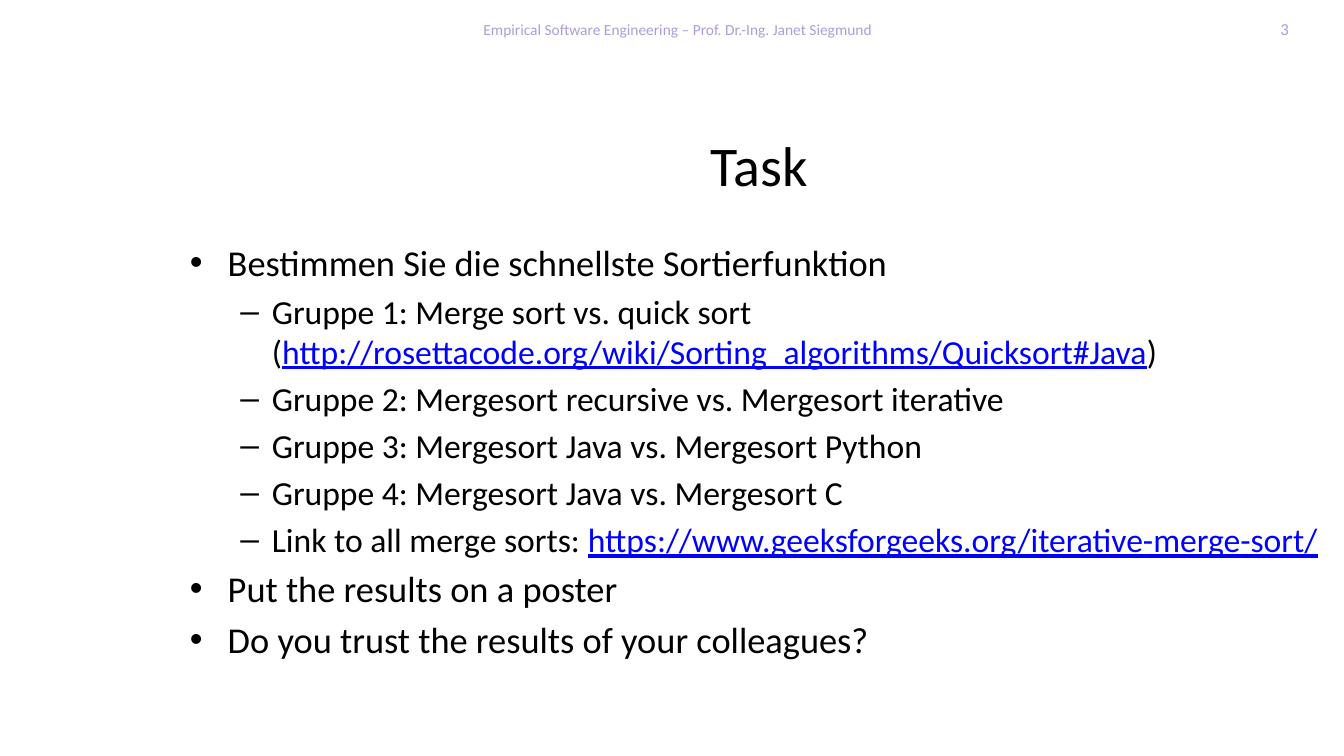
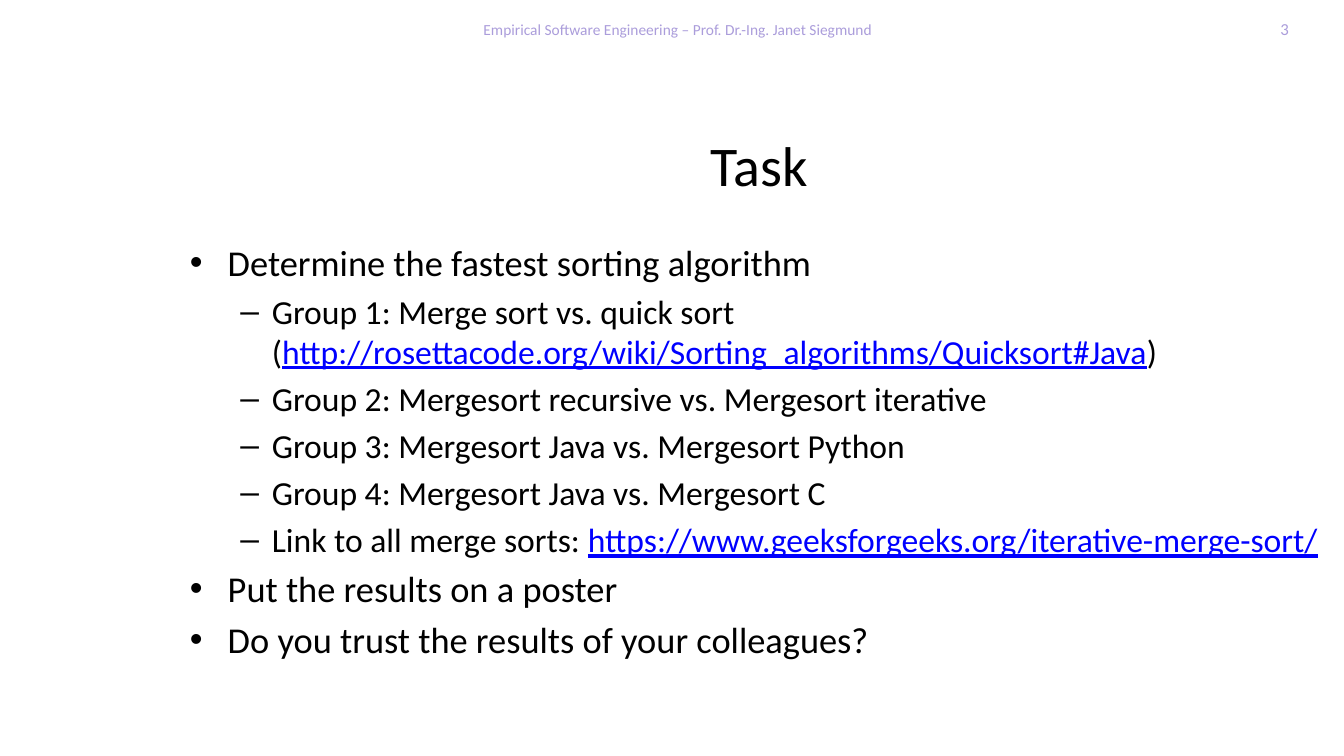
Before and after one commit to feigensp/lehre, a slide deck: slide 3 of ese/WS1920/02_PerformanceEng.pptx. Drawn at 1344x756 pixels with LibreOffice and Linux fonts; fonts in the diff are those of the drawing; background and template pictures are left out. Boxes give left, top, right and bottom in pixels: in the first picture for what was removed or moved away, otherwise in the second. Text is boxed around its words. In the diff, an @@ line names an element or a change of style, - is before the commit and + after.

Commit message:
Updated slides

```diff
--- a/ese/WS1920/02_PerformanceEng.pptx
+++ b/ese/WS1920/02_PerformanceEng.pptx
@@ text at box(228, 250, 1157, 511): text changed @@
-• Bestimmen Sie die schnellste Sortierfunktion
-  – Gruppe 1: Merge sort vs. quick sort (http://rosettacode.org/wiki/Sorting_algorithms/Quicksort#Java)
-  – Gruppe 2: Mergesort recursive vs. Mergesort iterative
-  – Gruppe 3: Mergesort Java vs. Mergesort Python
-  – Gruppe 4: Mergesort Java vs. Mergesort C
+• Determine the fastest sorting algorithm
+  – Group 1: Merge sort vs. quick sort (http://rosettacode.org/wiki/Sorting_algorithms/Quicksort#Java)
+  – Group 2: Mergesort recursive vs. Mergesort iterative
+  – Group 3: Mergesort Java vs. Mergesort Python
+  – Group 4: Mergesort Java vs. Mergesort C
```
Also in this commit, not shown: 1 other slide changed, 3 other files.
